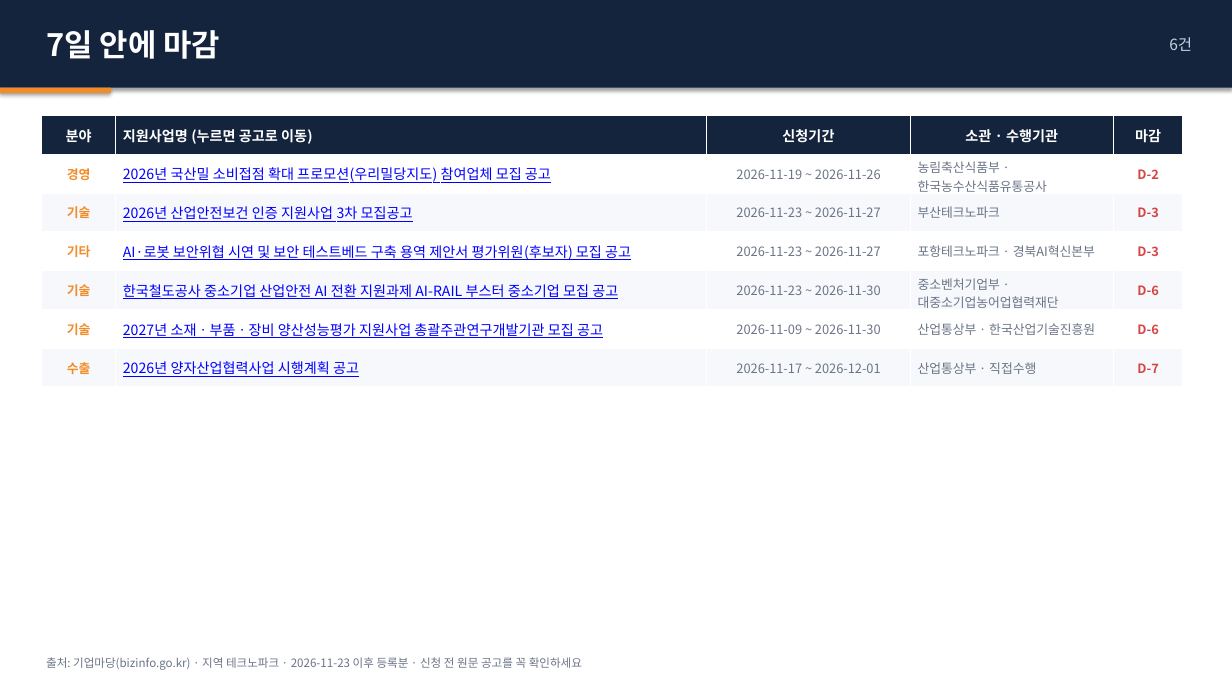
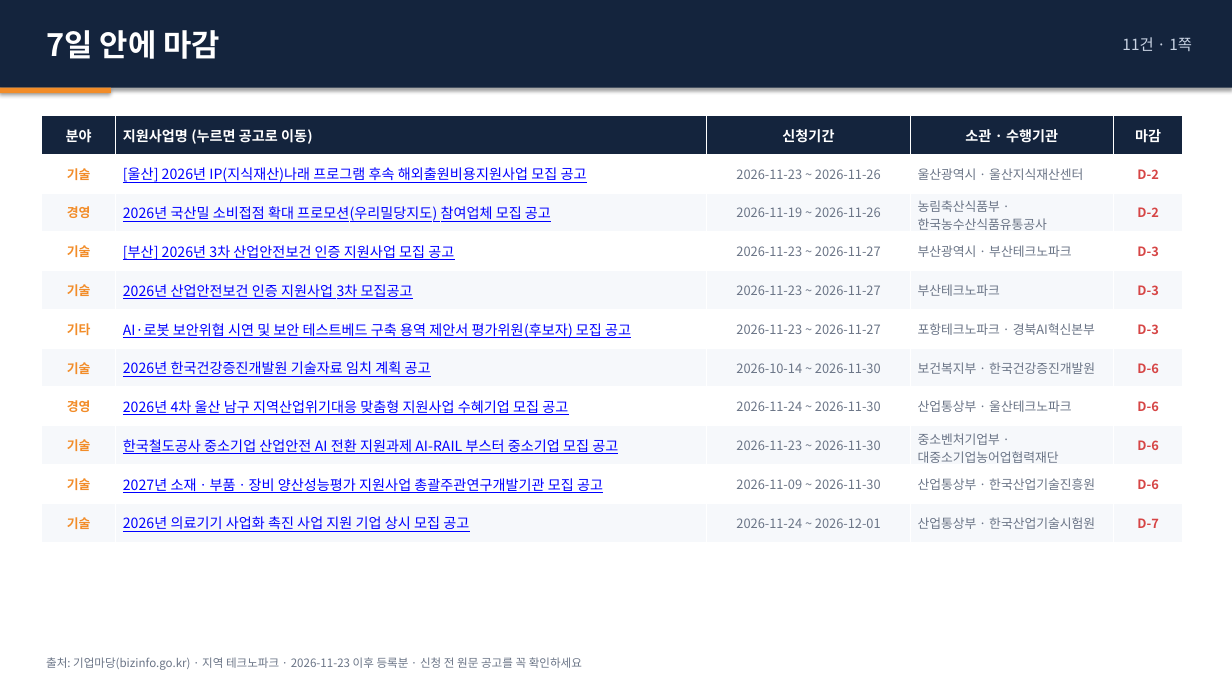
Before and after one commit to juddmank/helprnd.com, a slide deck: slide 3 of site/briefings/2026-11-24_지원사업공고.pptx. Drawn at 1232x693 pixels with LibreOffice and Linux fonts; fonts in the diff are those of the drawing. Boxes give left, top, right and bottom in pixels: in the first picture for what was removed or moved away, otherwise in the second. Text is boxed around its words. In the diff, an @@ line names an element or a change of style, - is before the commit and + after.

Commit message:
공고 업데이트 2026-11-24

```diff
--- a/site/briefings/2026-11-24_지원사업공고.pptx
+++ b/site/briefings/2026-11-24_지원사업공고.pptx
@@ text at (1122, 37, 1192, 51): text changed @@
-6건
+11건 · 1쪽
@@ table at (42, 116, 1183, 543) @@
+row 2: 기술 | [울산] 2026년 IP(지식재산)나래 프로그램 후속 해외출원비용지원사업 모집 공고 | 2026-11-23 ~ 2026-11-26 | 울산광역시 · 울산지식재산센터 | D-2
+row 4: 기술 | [부산] 2026년 3차 산업안전보건 인증 지원사업 모집 공고 | 2026-11-23 ~ 2026-11-27 | 부산광역시 · 부산테크노파크 | D-3
+row 7: 기술 | 2026년 한국건강증진개발원 기술자료 임치 계획 공고 | 2026-10-14 ~ 2026-11-30 | 보건복지부 · 한국건강증진개발원 | D-6
+row 8: 경영 | 2026년 4차 울산 남구 지역산업위기대응 맞춤형 지원사업 수혜기업 모집 공고 | 2026-11-24 ~ 2026-11-30 | 산업통상부 · 울산테크노파크 | D-6
-row 7: 수출 | 2026년 양자산업협력사업 시행계획 공고 | 2026-11-17 ~ 2026-12-01 | 산업통상부 · 직접수행 | D-7
+row 11: 기술 | 2026년 의료기기 사업화 촉진 사업 지원 기업 상시 모집 공고 | 2026-11-24 ~ 2026-12-01 | 산업통상부 · 한국산업기술시험원 | D-7
```
Also in this commit, not shown: 11 other slides changed, 13 slides added, 3 other files.
